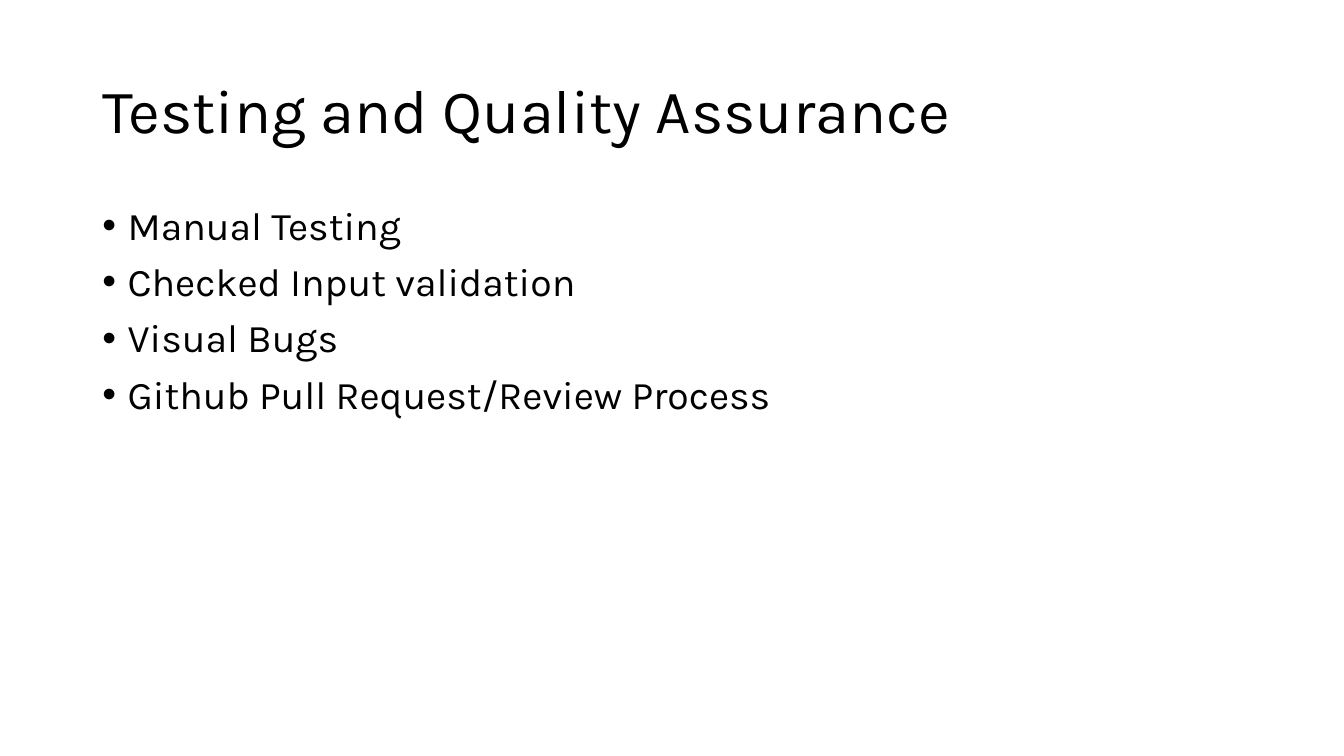
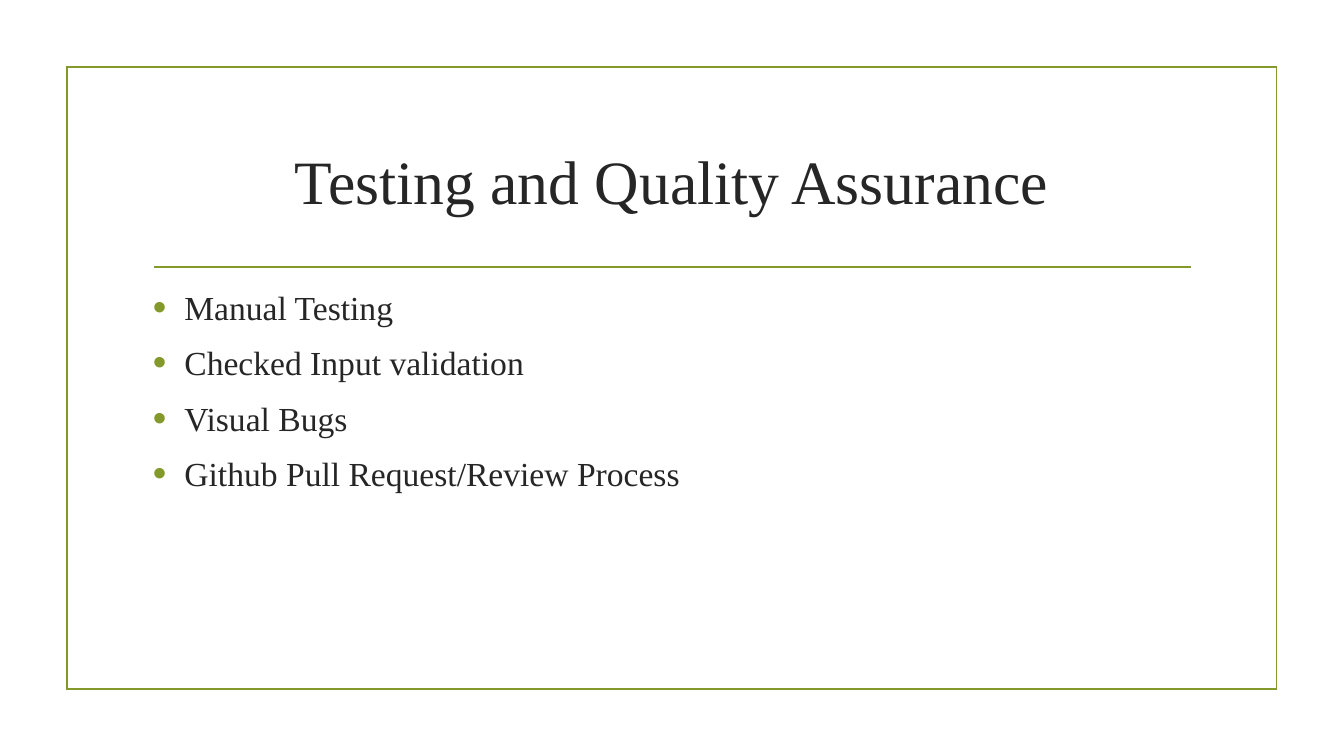
Before and after one commit to WakeTechBrandon/Bombastic-Bookstore, a slide deck: slide 8 of ProjectPresentation.pptx. Drawn at 1344x756 pixels with LibreOffice and Linux fonts; fonts in the diff are those of the drawing; background and template pictures are left out. Boxes give left, top, right and bottom in pixels: in the first picture for what was removed or moved away, otherwise in the second. Text is boxed around its words. In the diff, an @@ line names an element or a change of style, - is before the commit and + after.

Commit message:
Powerpoint Theme
Added images and changed some layouts of slides.

Also deleted duplicated body tag in View_All.html

```diff
--- a/ProjectPresentation.pptx
+++ b/ProjectPresentation.pptx
@@ rectangle added at bbox=[67, 68, 1276, 690], outline #83992A 1.25 pt @@
@@ title "Testing and Quality Assurance": place and size @@
-title "Testing and Quality Assurance" at bbox=[102, 90, 950, 148]
+title "Testing and Quality Assurance" at bbox=[295, 161, 1047, 216]
@@ title "Testing and Quality Assurance" at bbox=[295, 161, 1047, 216]: font Karla to Times New Roman, text colour #000000 to #262626; alignment left to centre; line spacing 0.9 to 1 @@
@@ line added from (154, 267) to (1191, 267), #83992A 1.25 pt @@
@@ text "Manual Testing": place and size @@
-text "Manual Testing" at bbox=[128, 213, 771, 419]
+text "Manual Testing" at bbox=[184, 296, 680, 493]
@@ text "Manual Testing" at bbox=[184, 296, 680, 493]: size 28 to 24 pt, font Karla to Times New Roman, text colour #000000 to #262626; indent changed; line spacing 0.9 to 1 @@
```
Also in this commit, not shown: 12 other slides changed, 1 other file.
